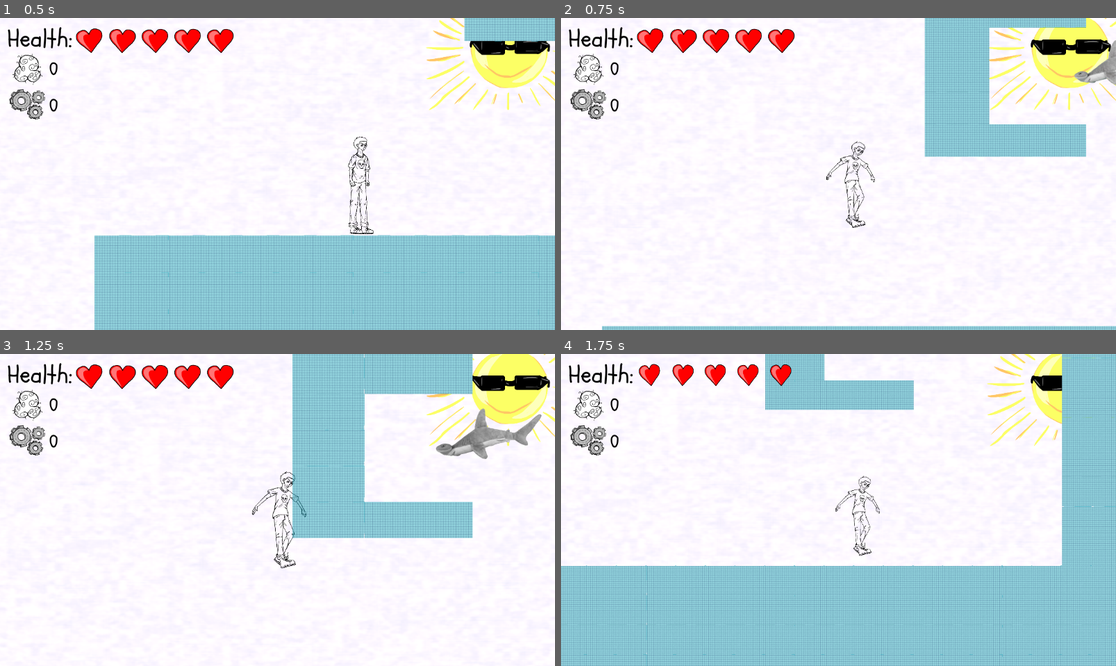
Above: before the commit, frames 1-4 (two rows, left to right).
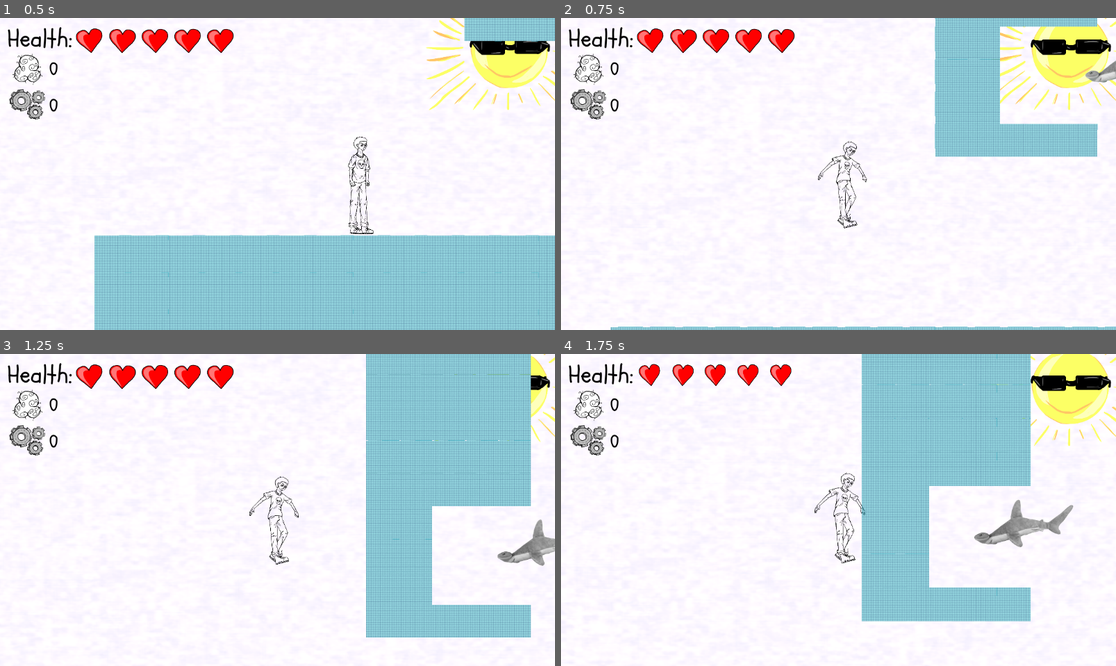
Above: after the commit, the same moments.

Repository: asger-finding/ddu-syds-droemmerejse
Game: Godot game, scene res://Root.tscn
The game is run twice, just before and just after one commit, with the same random seed, the same clock (stepped at 60 frames per second) and the same inputs.
Inputs:
- Up to frame 1 (0.5 s): no input
- Up to frame 2 (0.75 s): tap Enter (ui_accept) at 0.5, 0.6 s; hold Right (ui_right) from 0.53 s (still down)
- Up to frame 3 (1.25 s): keep holding Right (ui_right); tap Enter (ui_accept) at 0.77, 1.07 s
- Up to frame 4 (1.75 s): release Right (ui_right) at 1.28 s; hold Down (ui_down) from 1.28 s (still down); tap X (Punch) at 1.35 s; tap Enter (ui_accept) at 1.52, 1.55 s

Frame 1 is identical in both runs. In frame 2, 3.6% of the frame differs, in the area x 7-100%, y 0-100%; in frame 3, 28%; in frame 4, 54%, in the area x 0-100%, y 0-100%.

Commit message:
fix: also wall jump on spacebar

Diff:
--- a/game/Scripts/Player.gd
+++ b/game/Scripts/Player.gd
@@ -171,7 +171,7 @@
 		is_wall_sliding = false
 
 func _handle_wall_jump():
-	if is_wall_sliding and Input.is_action_just_pressed("ui_up"):
+	if is_wall_sliding and Input.is_action_just_pressed("ui_up") or Input.is_action_just_pressed("ui_accept"):
 		var angle = deg_to_rad(55)
 		velocity.x = -slide_dir * (WALL_JUMP_SPEED * cos(angle))
 		velocity.y = - (WALL_JUMP_SPEED * sin(angle))
